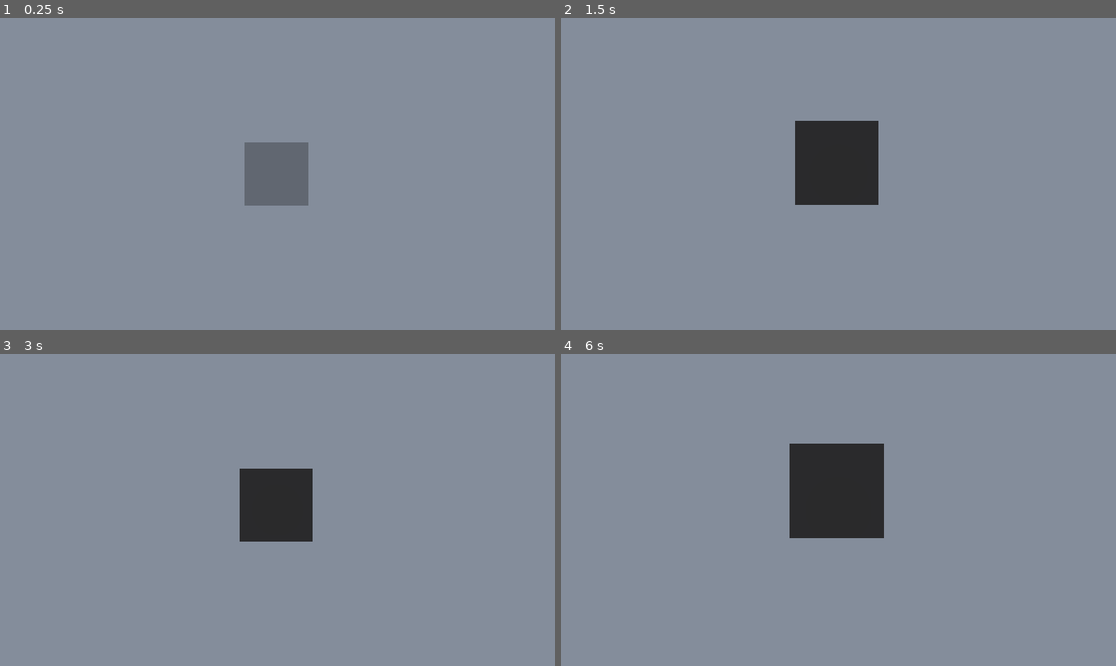
Above: before the commit, frames 1-4 (two rows, left to right).
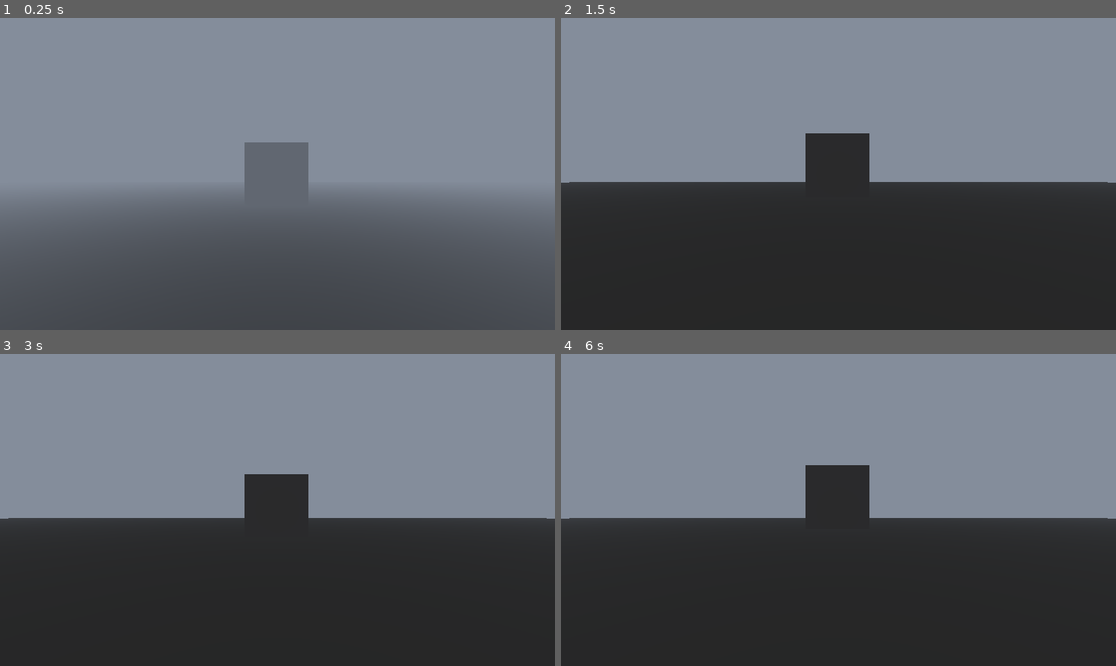
Above: after the commit, the same moments.

Repository: kotletcik/cyberiada-mini-project
Game: Godot game, scene res://test_folders/valk/ValkScene.tscn
The game is run twice, just before and just after one commit, with the same random seed, the same clock (stepped at 60 frames per second) and the same inputs. This scene is started directly instead of the project's main scene.
Inputs:
- Up to frame 1 (0.25 s): no input
- Up to frame 2 (1.5 s): tap Enter at 0.5 s; tap E (Interact) at 0.6, 1.35 s; tap Space at 1.25 s
- Up to frame 3 (3 s): tap Enter at 2 s; hold K 2.03-2.78 s; tap E (Interact) at 2.3, 2.85 s
- Up to frame 4 (6 s): tap Space at 3.5, 5 s; tap E (Interact) at 3.6, 4.55, 5.1, 5.85 s; tap Enter at 4.25 s; tap K at 4.35 s

The runs differ from the first frame. In frame 1, 42% of the frame differs, in the area x 0-100%, y 55-100%; in frame 2, 47%; in frame 3, 47%; in frame 4, 48%, in the area x 0-100%, y 28-100%.

Commit message:
Added Floor to Test Scene

Diff:
--- a/test_folders/valk/PsycheManager.gd
+++ b/test_folders/valk/PsycheManager.gd
@@ -9,7 +9,7 @@
 var serumLevel: float;
 
 @export var camera: Camera3D;
-@export var cameraFOVMultiplier: float;
+@export var serumFOVMultiplier: float;
 
 @export var normalFogDensity: float;
 @export var serumFogDensity: float;
@@ -36,7 +36,7 @@
 		environment.fog_density = normalFogDensity;
 	if(Input.is_action_just_pressed("Interact")):
 		serumLevel += 20;
-		camera.fov *= cameraFOVMultiplier;
+		camera.fov *= serumFOVMultiplier;
 		environment.fog_density = serumFogDensity;
 		print("USED SERUM!!!");
 	if(serumLevel <= 0):
--- a/test_folders/valk/ValkScene.tscn
+++ b/test_folders/valk/ValkScene.tscn
@@ -8,6 +8,8 @@
 
 [sub_resource type="Environment" id="Environment_xblbw"]
 fog_enabled = true
+
+[sub_resource type="BoxMesh" id="BoxMesh_xblbw"]
 
 [node name="ValkScene" type="Node3D"]
 
@@ -31,7 +33,10 @@
 serumOnStart = 100
 serumDischargeRate = 20.0
 camera = NodePath("../../Camera3D")
-cameraFOVMultiplier = 0.9
 normalFogDensity = 0.2
 serumFogDensity = 0.005
 serumToNormalFogSpeed = 0.01
+
+[node name="MeshInstance3D" type="MeshInstance3D" parent="."]
+transform = Transform3D(32.316223, 0, 0, 0, 1, 0, 0, 0, 25.31698, 0, -1, 0)
+mesh = SubResource("BoxMesh_xblbw")
Not shown: 1 places in test_folders/valk/ValkScene.tscn that only renumber resources
